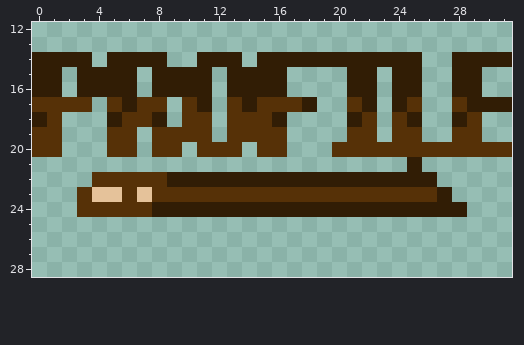
Two versions of one pixel-art sprite, resource/profileDirect.png. This is how it looked before the edit.
The file is 32x32 pixels. Shown: x 0..31, y 12..28. The old version is drawn lined up with the new one.
After the commit:
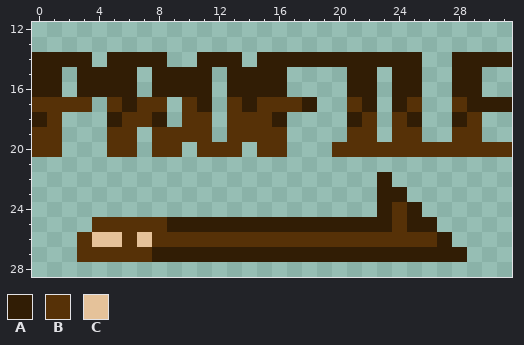
Palette (. is transparent): A #311d05  B #563107  C #e5c29a
Log entry: 프로필 갤러리로 가는 화살표 크기를 키움
Edits made:
whole drawing moved by +0,-3 (the old picture is shown already moved)
@@ x 0..31 @@
 20 BB...BB.BB.BBB.BB...BBBBBBBBBBBB
-21 .........................A......
-22 ....BBBBBAAAAAAAAAAAAAAAAAA.....
-23 ...BCCBCBBBBBBBBBBBBBBBBBBBA....
-24 ...BBBBBAAAAAAAAAAAAAAAAAAAAA...
-25 ................................
-26 ................................
-27 ................................
+21 ................................
+22 .......................A........
+23 .......................AA.......
+24 .......................ABA......
+25 ....BBBBBAAAAAAAAAAAAAAABAA.....
+26 ...BCCBCBBBBBBBBBBBBBBBBBBBA....
+27 ...BBBBBAAAAAAAAAAAAAAAAAAAAA...
 28 ................................
Where, in picture pixels (left, top, right, bottom), the same in both pictures:
changed: (77, 157, 467, 262)
